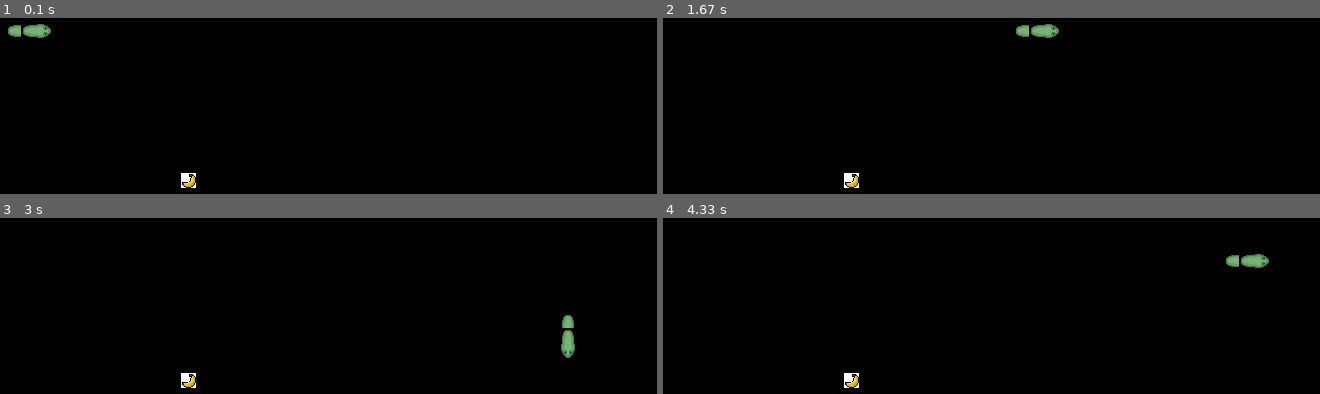
Above: before the commit, frames 1-4 (two rows, left to right).
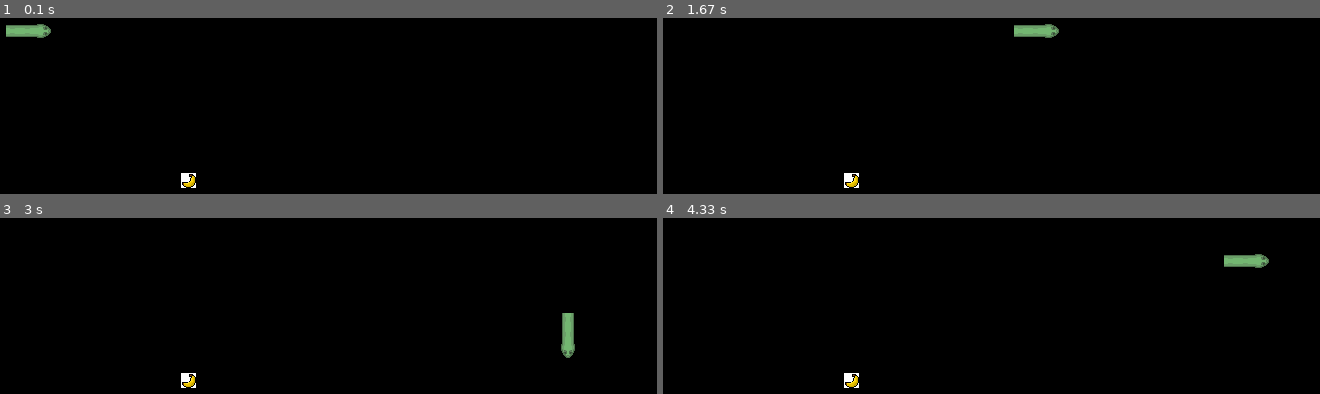
Above: after the commit, the same moments.

Repository: luciusvinicius/tpj_96123
Game: pygame game, started from p3 - snake/main.py
The game is run twice, just before and just after one commit, with the same random seed, the same clock (stepped at 60 frames per second) and the same inputs.
Inputs:
- Up to frame 1 (0.1 s): no input
- Up to frame 2 (1.67 s): hold D 0.33-0.8 s
- Up to frame 3 (3 s): hold S 2.4-2.87 s; hold A from 2.9 s (still down)
- Up to frame 4 (4.33 s): release A at 3.3 s; hold W 3.33-3.7 s; hold D from 3.73 s (still down)

The runs differ from the first frame. In frame 1, 0.1% of the frame differs, in the area x 0-5%, y 3-11%; in frame 2, 0.1%; in frame 3, 0.1%; in frame 4, 0.1%.

Commit message:
straight sprite

Diff:
--- a/p3 - snake/Snake.py
+++ b/p3 - snake/Snake.py
@@ -27,9 +27,6 @@
         for _ in range(1, length):
             self.add_part()
 
-
-
-
     def add_part(self):
         print(f"Added Part, Length = {self.length}")
         bp = BodyPart(self.last.rect.x - self.last.rect.width * self.last.direction[0], self.last.rect.y - self.last.direction[1] * self.last.rect.height, self.last.direction, scale=self.scale, speed=self.speed)
@@ -55,10 +52,12 @@
                 break
 
             body_part.move(prev.direction)
+            self.set_straight(body_part)
             body_part.direction = prev.direction
             body_part = body_part.prev
 
         body_part.direction = direction
+        self.set_head(body_part)
         body_part.move(direction)
 
 
